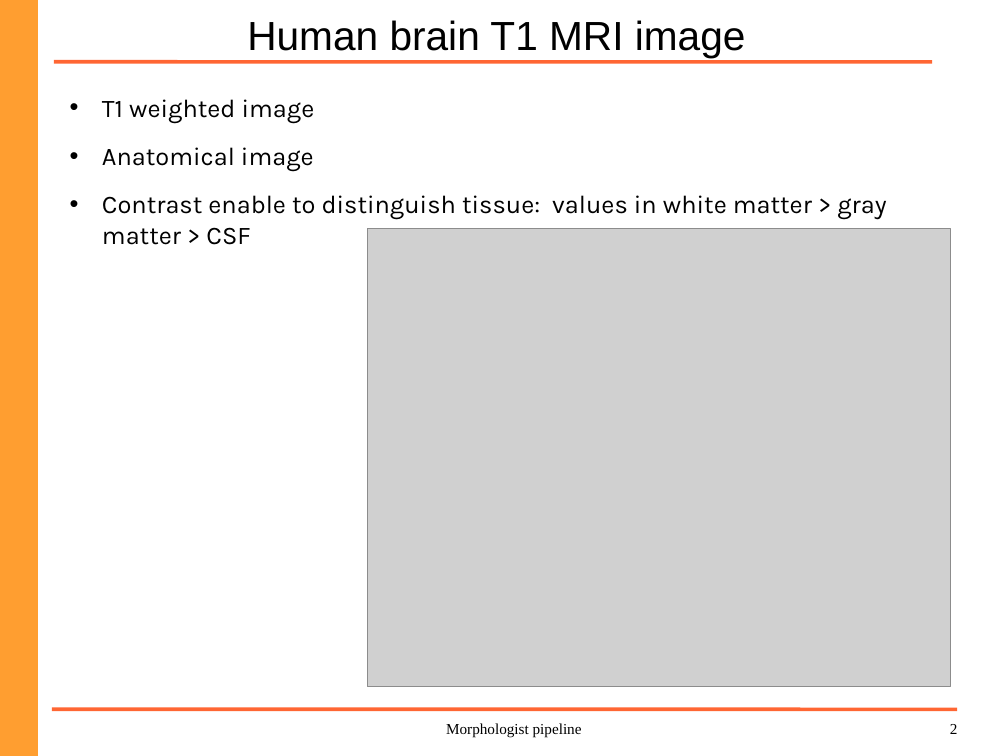
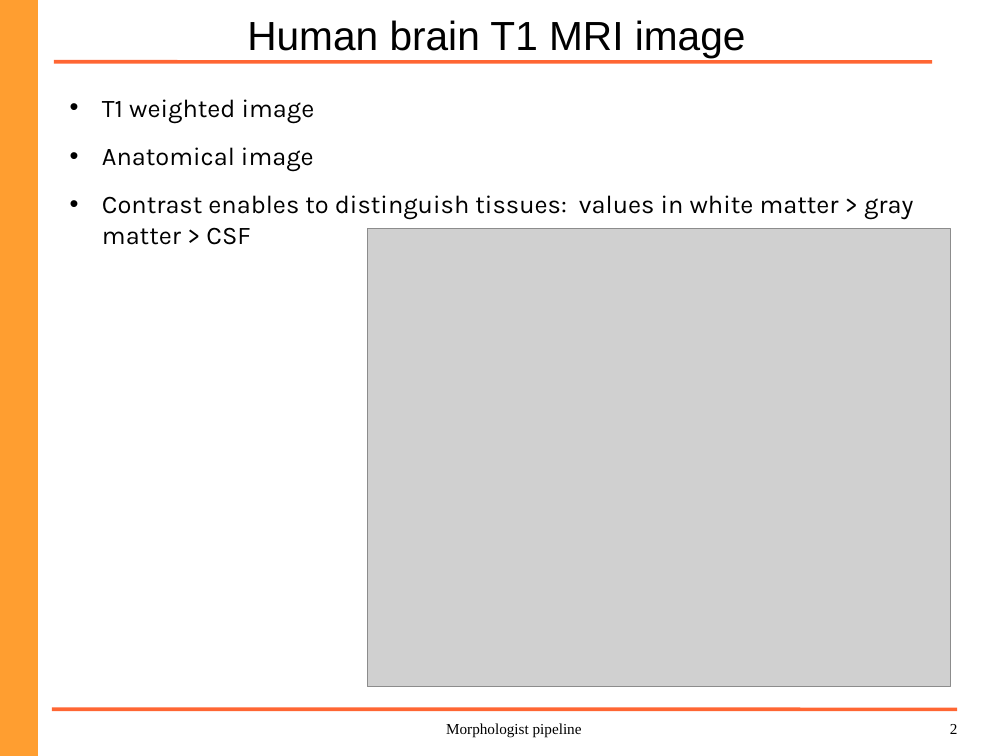
Before and after one commit to brainvisa/morphologist-gpl, a slide deck: slide 2 of doc/morphologist.odp. Drawn at 1008x756 pixels with LibreOffice and Linux fonts; fonts in the diff are those of the drawing; grey boxes stand for pictures; background and template pictures are left out. Boxes give left, top, right and bottom in pixels: in the first picture for what was removed or moved away, otherwise in the second. Text is boxed around its words. In the diff, an @@ line names an element or a change of style, - is before the commit and + after.

```diff
--- a/doc/morphologist.odp
+++ b/doc/morphologist.odp
@@ text at [102,195,913,245]: text changed @@
-• Contrast enable to distinguish tissue: values in white matter > gray matter > CSF
+• Contrast enables to distinguish tissues: values in white matter > gray matter > CSF
```
Also in this commit, not shown: 2 other slides changed, 1 other file.
